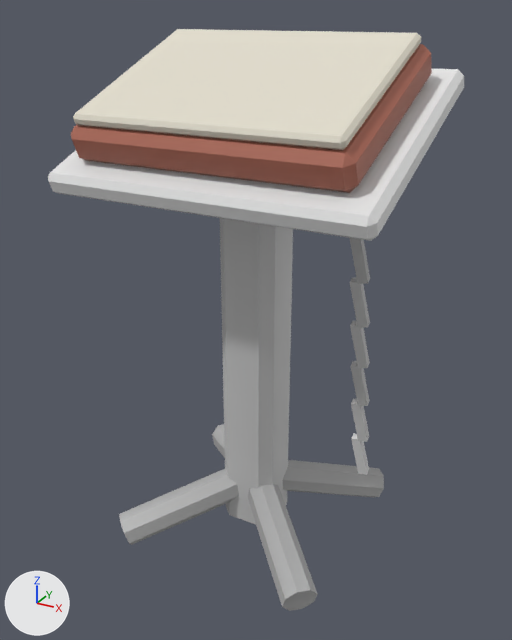
One commit to the glTF model assets/models/furniture/chained_book.glb: the scene before it, then after it.
One viewpoint serves both versions: a 50 mm lens placed at (0.852, -1.552, 1.396), pointed at (0.004, -0.01, 0.625). The axes (+X, +Y, +Z) are drawn at lower left. The lights are the same throughout. The picture after the commit comes second. Vertices at exactly the same position are counted once.

Objects in the first picture: 'big_book'.
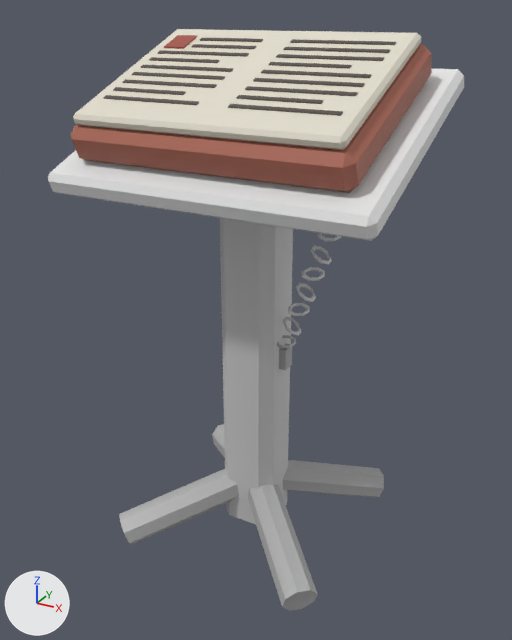
Boxes (x1, y1, x2, y2) around the edits, measured in the pictures (512 x 640 px):
part 1 of me_big_book, added: after (279, 343, 292, 370)
part 2 of me_big_book, deleted: before (350, 238, 370, 475)
part 3 of me_big_book, built on: after (103, 35, 396, 349)

Edits to the bpy script that builds the scene:
```text
Add mat_layer_leather_007:
    mat_layer_leather_007 = bpy.data.materials.new('layer_leather.007')
    # nodes: BsdfPrincipled, Mix, OutputMaterial, VertexColor
    # colours: brown #766961, mixed with the vertex colours
Add mat_layer_wool:
    mat_layer_wool = bpy.data.materials.new('layer_wool')
    # nodes: BsdfPrincipled, Mix, OutputMaterial, VertexColor
    # colours: red #da6c59, mixed with the vertex colours
Change me_big_book:
    used by ob_big_book; location = (0.0, 0.0, 0.0)
    remove me_big_book.from_pydata(...)  # 208 vertices, 356 faces; spans x -0.42..0.42, y -0.318..0.318, z -0.045..1.345
    add me_big_book.from_pydata(...)  # 600 vertices, 1088 faces; spans x -0.42..0.42, y -0.318..0.318, z -0.045..1.345
    me_big_book part 1: a new loose piece, a box spanning x 0.06..0.1, y -0.02..0.02, z 0.5..0.56, in mat_layer_iron
    me_big_book part 2: 6 loose pieces with 48 vertices, spanning x 0.286..0.334, y -0.094..0.054, z 0.206..0.934, are deleted
    me_big_book part 3: 8 vertices removed from x 0.286..0.334, y -0.114..-0.066, z 0.926..1.054; 440 vertices added at x -0.3..0.312, y -0.202..0.116, z 0.565..1.332
    add me_big_book.materials.append(mat_layer_leather_007)
    add me_big_book.materials.append(mat_layer_wool)
```
